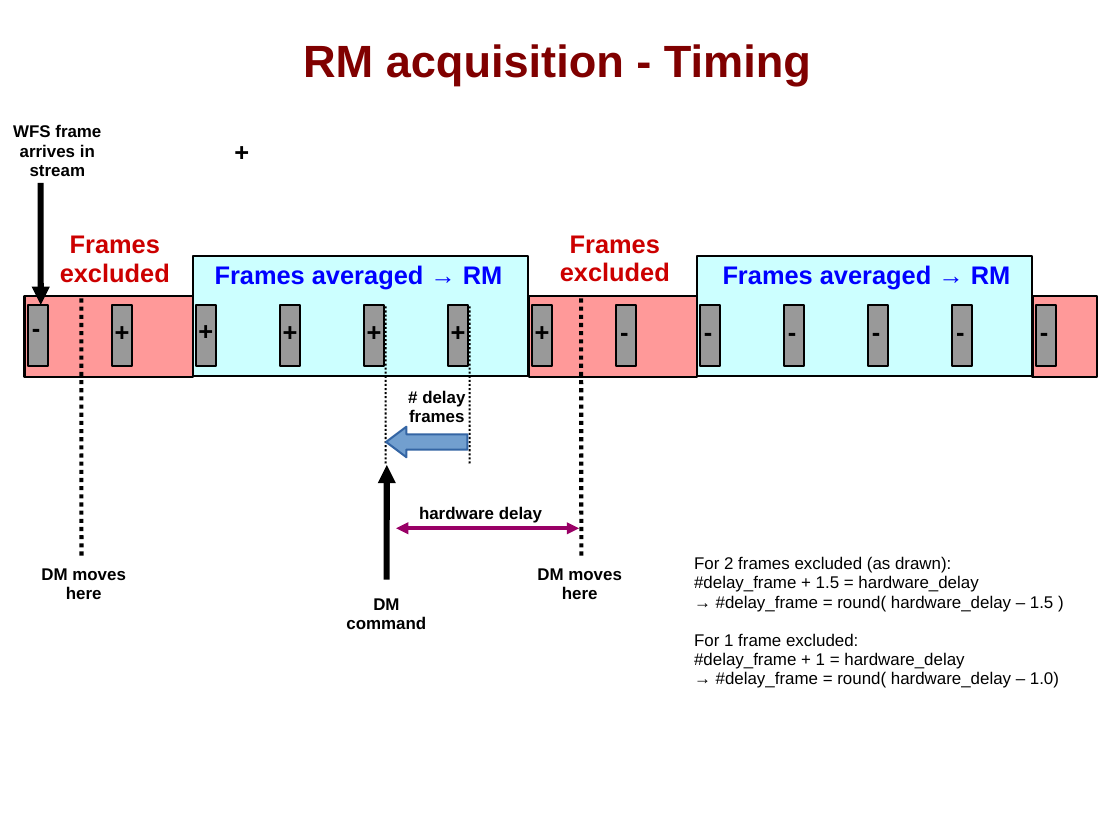
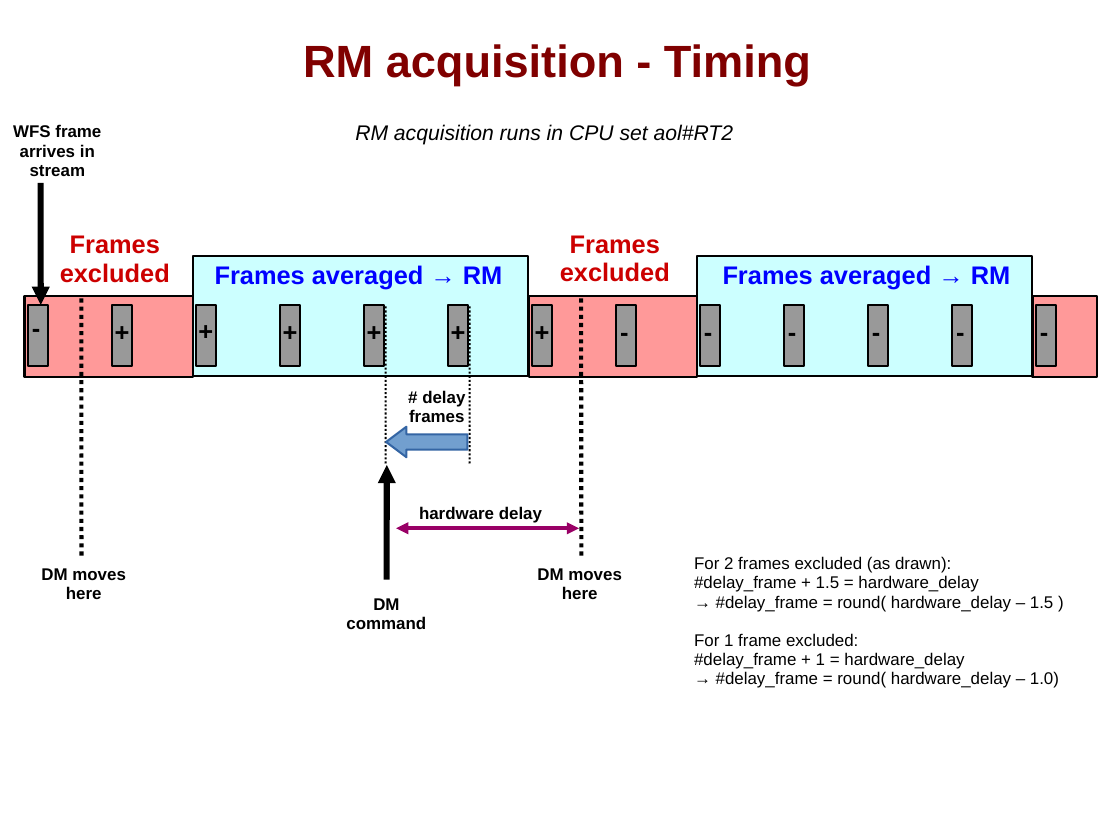
Before and after one commit to oguyon/Cfits, a slide deck: slide 9 of src/AOloopControl/doc/AOloopControl_figs.ppt. Drawn at 1120x840 pixels with LibreOffice and Linux fonts; fonts in the diff are those of the drawing. Boxes give left, top, right and bottom in pixels: in the first picture for what was removed or moved away, otherwise in the second. Text is boxed around its words. In the diff, an @@ line names an element or a change of style, - is before the commit and + after.

```diff
--- a/src/AOloopControl/doc/AOloopControl_figs.ppt
+++ b/src/AOloopControl/doc/AOloopControl_figs.ppt
@@ text removed at [224,132,260,175] @@
-+
@@ text added at [355,124,734,145], 15 pt, text #000000, italic @@
+RM acquisition runs in CPU set aol#RT2
```
Also in this commit, not shown: 2 other slides changed.
